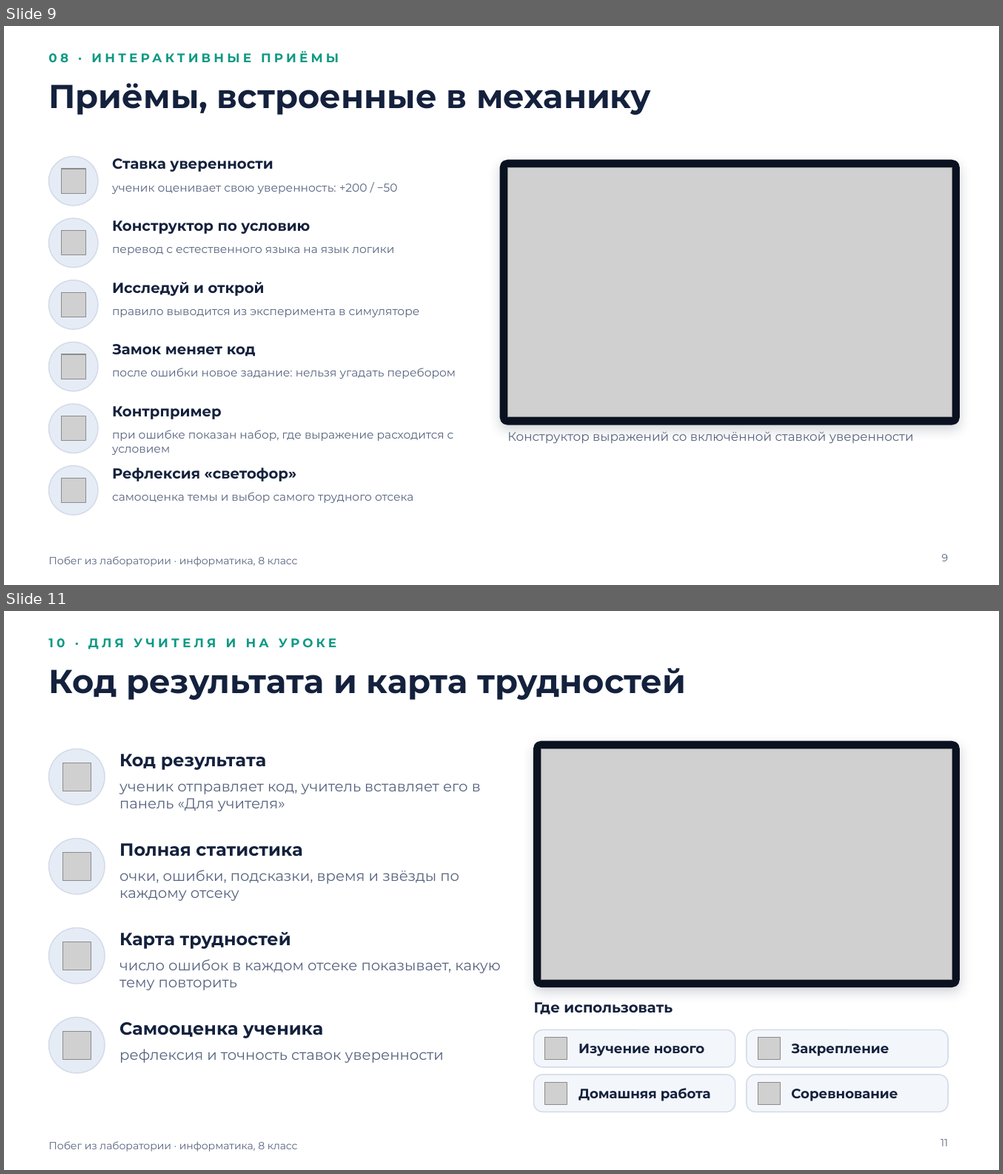
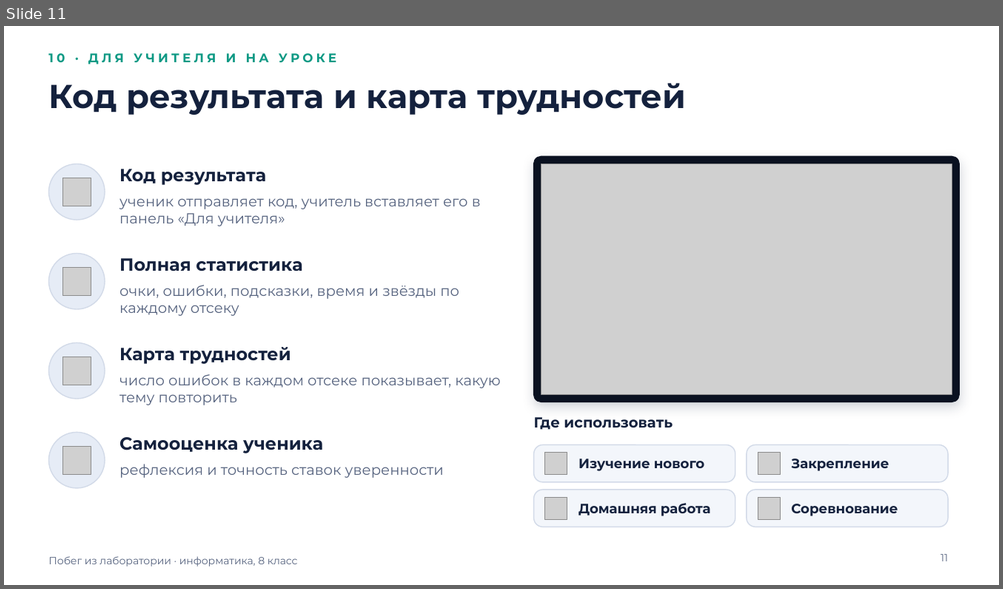
Before and after one commit to galiyabanum/logical, a slide deck: docs/Побег_из_лаборатории_презентация.pptx. Shown one above the other, each under a label of ours: slides 9 and 11 before the commit, slide 11 after it; the slides between them are not shown. The pictures are 1003x1174 and 1003x589 pixels, drawn with LibreOffice and Linux fonts; fonts in the diff are those of the drawing; grey boxes stand for pictures. Boxes give left, top, right and bottom in pixels: in the first picture for what was removed or moved away, otherwise in the second. Text is boxed around its words. In the diff, an @@ line names an element or a change of style, - is before the commit and + after.

```diff
--- a/docs/Побег_из_лаборатории_презентация.pptx
+++ b/docs/Побег_из_лаборатории_презентация.pptx
@@ slide 9 removed at bbox=[4, 26, 999, 585], background #FFFFFF; not listed: 1 template element that a slide beside it also shows @@
@@ text removed at bbox=[48, 51, 338, 63] @@
-08 · ИНТЕРАКТИВНЫЕ ПРИЁМЫ
@@ title removed at bbox=[48, 83, 651, 115] @@
-Приёмы, встроенные в механику
@@ ellipse removed at bbox=[48, 156, 98, 206] @@
@@ text removed at bbox=[112, 158, 273, 172] @@
-Ставка уверенности
@@ picture removed at bbox=[62, 170, 86, 194] @@
@@ rounded rectangle removed at bbox=[500, 160, 959, 425] @@
@@ picture removed at bbox=[508, 168, 951, 417] @@
@@ text removed at bbox=[112, 184, 398, 194] @@
-ученик оценивает свою уверенность: +200 / −50
@@ ellipse removed at bbox=[48, 218, 98, 268] @@
@@ text removed at bbox=[112, 221, 310, 234] @@
-Конструктор по условию
@@ picture removed at bbox=[62, 231, 86, 256] @@
@@ text removed at bbox=[112, 247, 394, 255] @@
-перевод с естественного языка на язык логики
@@ ellipse removed at bbox=[48, 281, 98, 329] @@
@@ text removed at bbox=[112, 282, 264, 296] @@
-Исследуй и открой
@@ picture removed at bbox=[62, 293, 86, 318] @@
@@ text removed at bbox=[112, 309, 420, 318] @@
-правило выводится из эксперимента в симуляторе
@@ ellipse removed at bbox=[48, 342, 98, 392] @@
@@ picture removed at bbox=[62, 355, 86, 380] @@
@@ text removed at bbox=[112, 344, 256, 357] @@
-Замок меняет код
@@ text removed at bbox=[112, 368, 456, 379] @@
-после ошибки новое задание: нельзя угадать перебором
@@ ellipse removed at bbox=[48, 404, 98, 454] @@
@@ picture removed at bbox=[62, 417, 86, 442] @@
@@ text removed at bbox=[112, 406, 222, 420] @@
-Контрпример
@@ text removed at bbox=[112, 430, 454, 455] @@
-при ошибке показан набор, где выражение расходится с условием
@@ text removed at bbox=[507, 432, 913, 443] @@
-Конструктор выражений со включённой ставкой уверенности
@@ ellipse removed at bbox=[48, 466, 98, 515] @@
@@ text removed at bbox=[112, 468, 296, 482] @@
-Рефлексия «светофор»
@@ picture removed at bbox=[62, 479, 86, 503] @@
@@ text removed at bbox=[112, 492, 413, 503] @@
-самооценка темы и выбор самого трудного отсека
@@ page number removed at bbox=[942, 554, 948, 562] @@
-9
```
Also in this commit, not shown: 4 slides changed, 3 slides added, 2 other slides removed, 3 other files.
